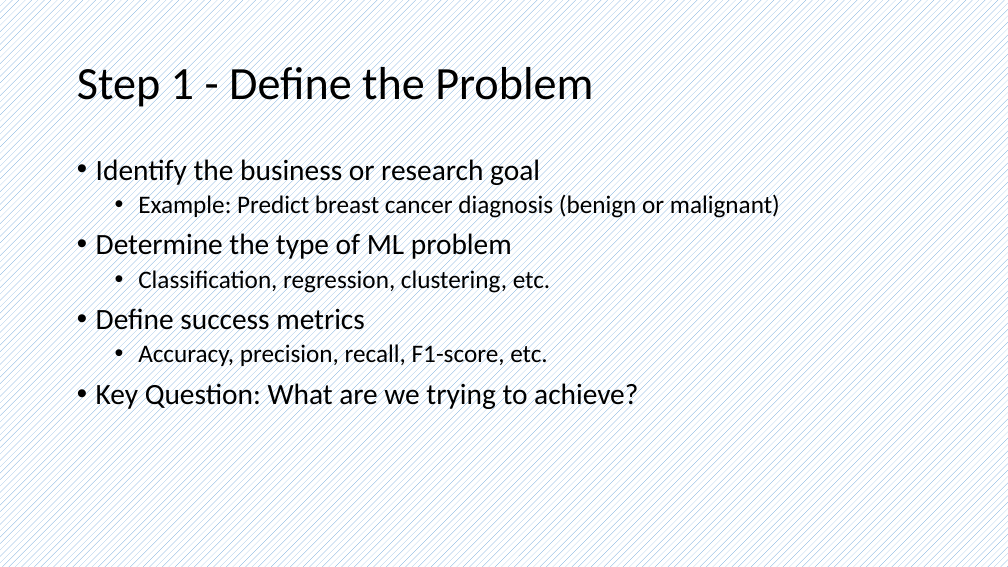
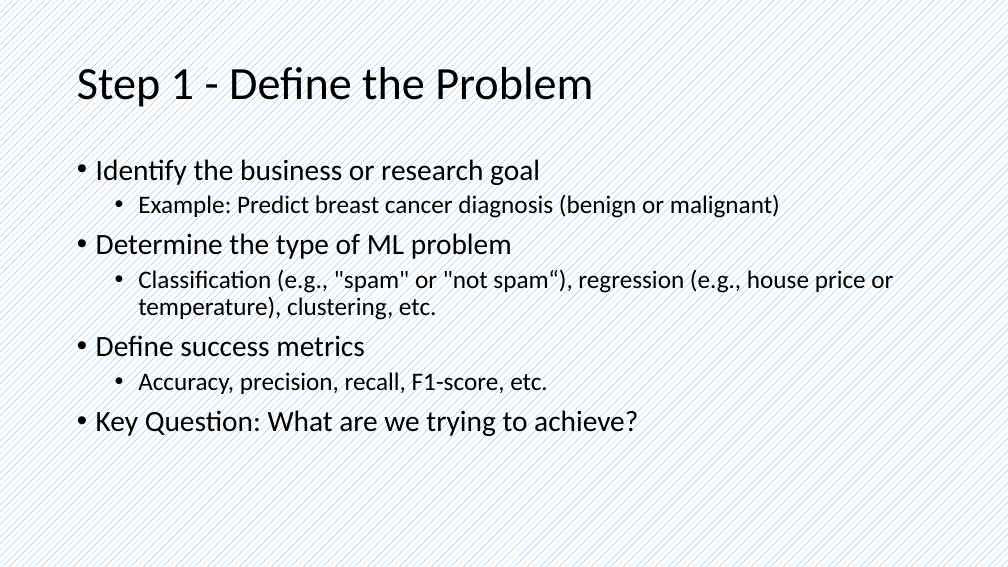
Before and after one commit to frankwxu/AI4DigitalForensics, a slide deck: slide 3 of CYFI445/lectures/07_binary_classification_n_to_1/0_ML_workflow_breast_cancer.pptx. Drawn at 1008x567 pixels with LibreOffice and Linux fonts; fonts in the diff are those of the drawing; background and template pictures are left out. Boxes give left, top, right and bottom in pixels: in the first picture for what was removed or moved away, otherwise in the second. Text is boxed around its words. In the diff, an @@ line names an element or a change of style, - is before the commit and + after.

```diff
--- a/CYFI445/lectures/07_binary_classification_n_to_1/0_ML_workflow_breast_cancer.pptx
+++ b/CYFI445/lectures/07_binary_classification_n_to_1/0_ML_workflow_breast_cancer.pptx
@@ text at bbox=[138, 267, 893, 321]: text changed @@
-  • Classification, regression, clustering, etc.
+  • Classification (e.g., "spam" or "not spam“), regression (e.g., house price or temperature), clustering, etc.
```
Also in this commit, not shown: 4 other files.
